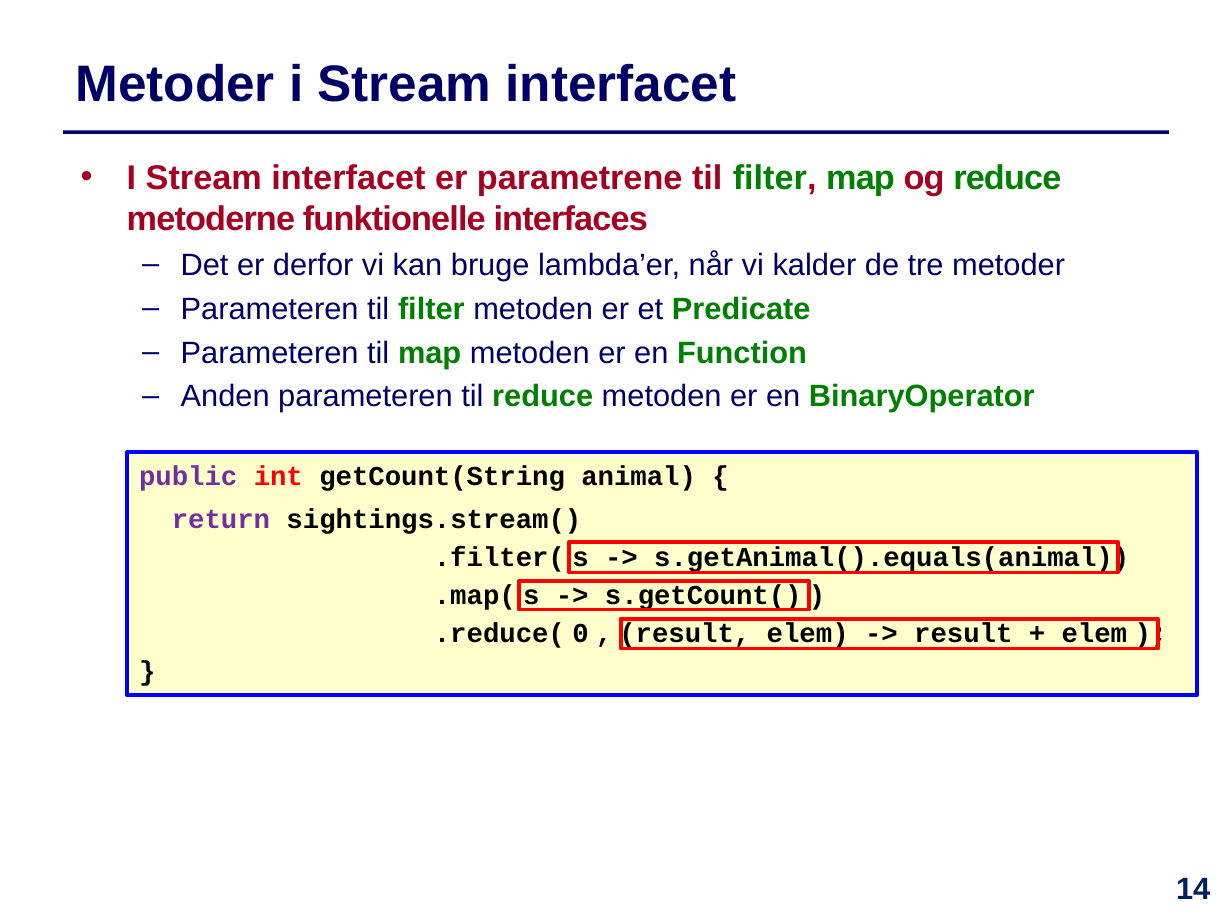
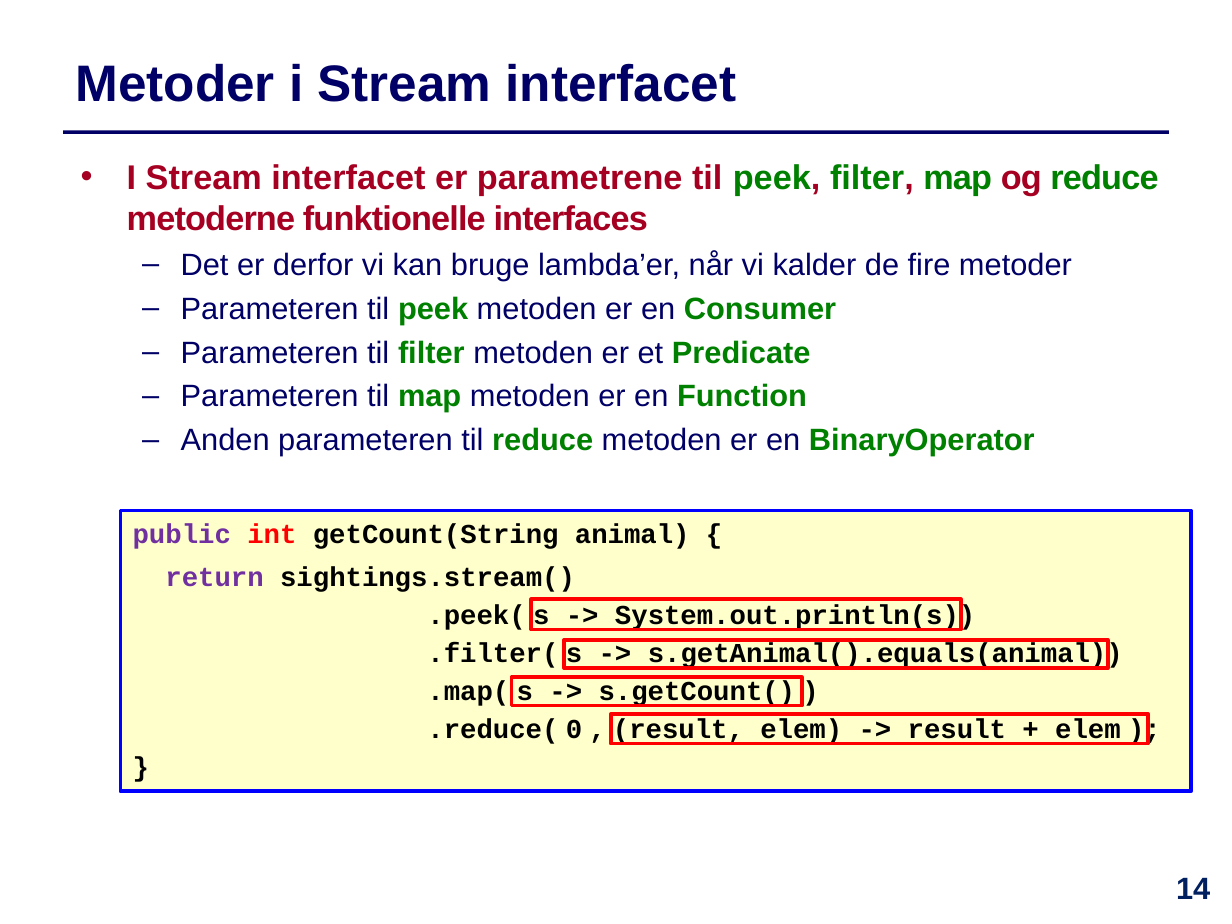
Before and after one commit to IntProgAU/Materiale, a slide deck: slide 14 of web/e23/uge_12/Slides-Uge12.pptx. Drawn at 1232x924 pixels with LibreOffice and Linux fonts; fonts in the diff are those of the drawing. Boxes give left, top, right and bottom in pixels: in the first picture for what was removed or moved away, otherwise in the second. Text is boxed around its words. In the diff, an @@ line names an element or a change of style, - is before the commit and + after.

```diff
--- a/web/e23/uge_12/Slides-Uge12.pptx
+++ b/web/e23/uge_12/Slides-Uge12.pptx
@@ text at [127, 164, 1158, 324]: text changed; size 20 to 18 pt; text colour #A50021 to #000066 @@
-• I Stream interfacet er parametrene til filter, map og reduce metoderne funktionelle interfaces
-  – Det er derfor vi kan bruge lambda’er, når vi kalder de tre metoder
+• I Stream interfacet er parametrene til peek, filter, map og reduce metoderne funktionelle interfaces
+  – Det er derfor vi kan bruge lambda’er, når vi kalder de fire metoder
+  – Parameteren til peek metoden er en Consumer
@@ rectangle "public int getCount(String animal) {": place and size @@
-rectangle "public int getCount(String animal) {" at [127, 452, 1198, 695]
+rectangle "public int getCount(String animal) {" at [121, 510, 1191, 791]
@@ text in rectangle at [427, 605, 975, 631]: paragraph added @@
+.peek( s -> System.out.println(s))
@@ rectangle: place and size @@
-rectangle at [569, 542, 1117, 572]
+rectangle at [531, 600, 961, 630]
@@ rectangle added at [564, 639, 1108, 668], outline #FF0000 2.25 pt @@
@@ rectangle: place and size @@
-rectangle at [519, 582, 809, 610]
+rectangle at [511, 678, 802, 706]
@@ rectangle: place and size @@
-rectangle at [621, 618, 1158, 648]
+rectangle at [611, 713, 1148, 743]
```
Also in this commit, not shown: 11 other slides changed, 1 other file.
